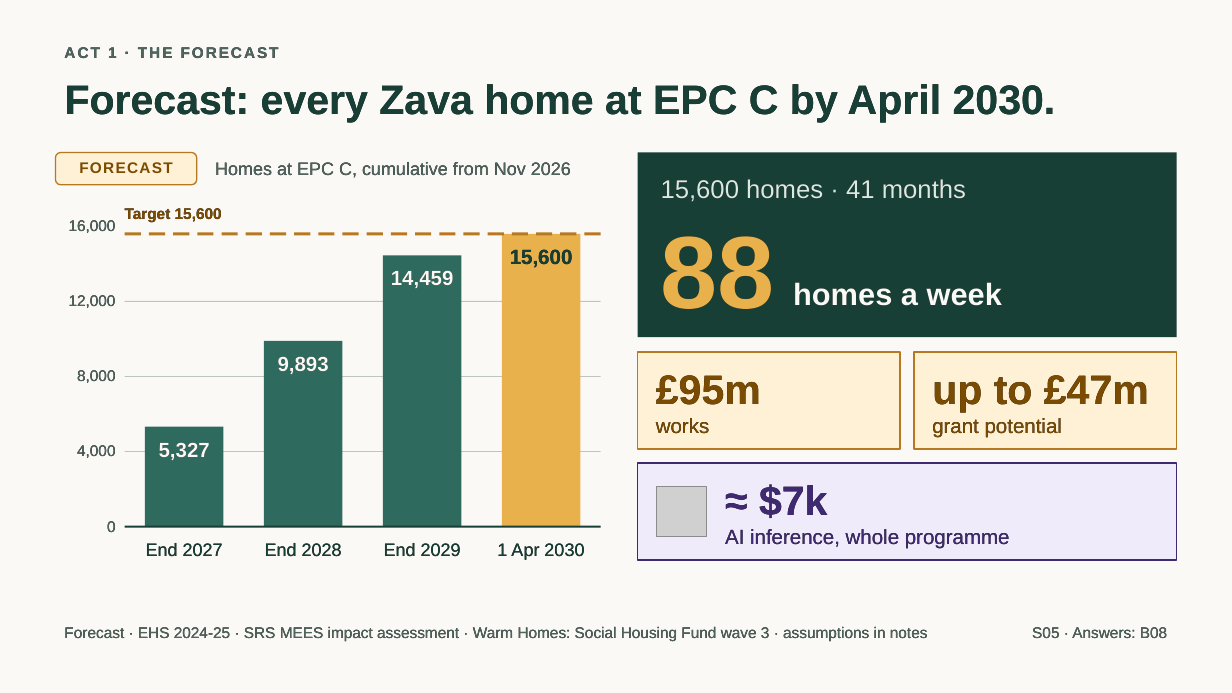
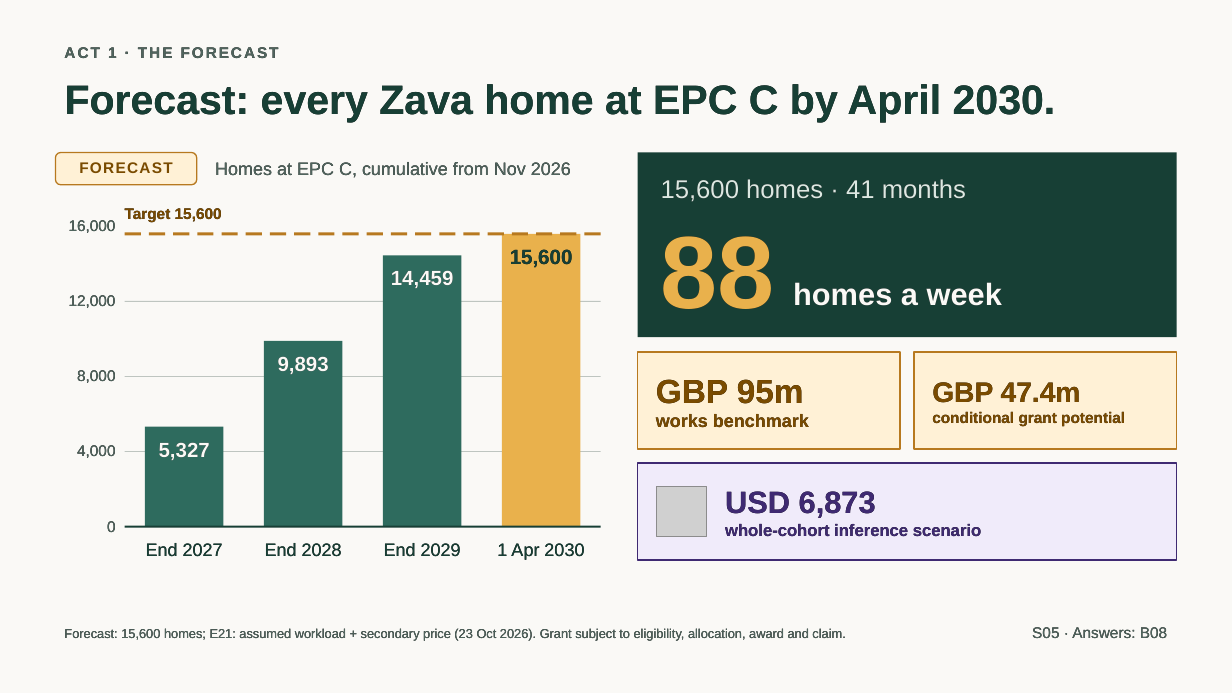
Before and after one commit to jmservera/ama, a slide deck: slide 6 of docs/capstone/deck/zava-forward-cowork-v2-draft.pptx. Drawn at 1232x693 pixels with LibreOffice and Linux fonts; fonts in the diff are those of the drawing; grey boxes stand for pictures. Boxes give left, top, right and bottom in pixels: in the first picture for what was removed or moved away, otherwise in the second. Text is boxed around its words. In the diff, an @@ line names an element or a change of style, - is before the commit and + after.

```diff
--- a/docs/capstone/deck/zava-forward-cowork-v2-draft.pptx
+++ b/docs/capstone/deck/zava-forward-cowork-v2-draft.pptx
@@ text at (656, 379, 809, 428): text changed; size 16 to 14 pt; bold on @@
-£95m
-works
+GBP 95m
+works benchmark
@@ text at (932, 382, 1125, 427): text changed; size 16 to 12 pt; bold on @@
-up to £47m
-grant potential
+GBP 47.4m
+conditional grant potential
@@ text at (725, 491, 982, 537): text changed; size 16 to 13 pt; bold on @@
-≈ $7k
-AI inference, whole programme
+USD 6,873
+whole-cohort inference scenario
@@ text at (64, 628, 845, 640): text changed; size 12 to 10 pt @@
-Forecast · EHS 2024-25 · SRS MEES impact assessment · Warm Homes: Social Housing Fund wave 3 · assumptions in notes
+Forecast: 15,600 homes; E21: assumed workload + secondary price (23 Oct 2026). Grant subject to eligibility, allocation, award and claim.
```
Also in this commit, not shown: 31 other slides changed, 24 other files.
